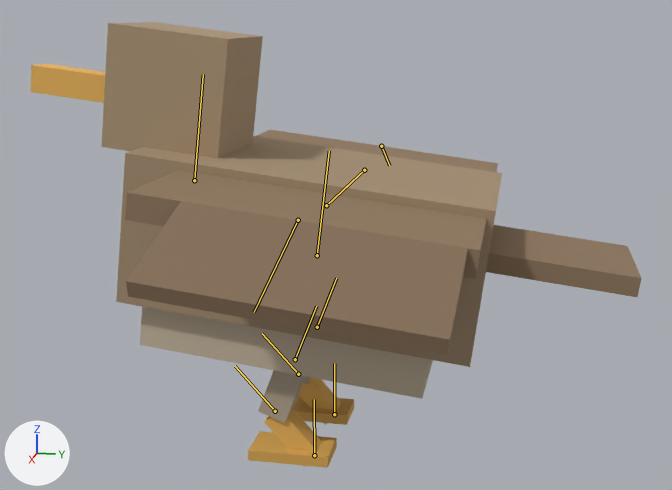
What one commit did to the glTF model assets/creatures/owl/model.glb.
Before and after are seen from a camera (50 mm lens) standing at (0.516, 0.114, 0.26) and looking at (-0.001, 0.011, 0.131). Every picture has the same lights, and +X, +Y and +Z are marked at lower left. The picture after the commit comes second. Both versions are drawn at frame 0 of the action 'fall'; the numbers are the values there. The bones that change, and the others that lie on the model, are drawn over the model as lines.

Names of what the first picture shows: 'built'.
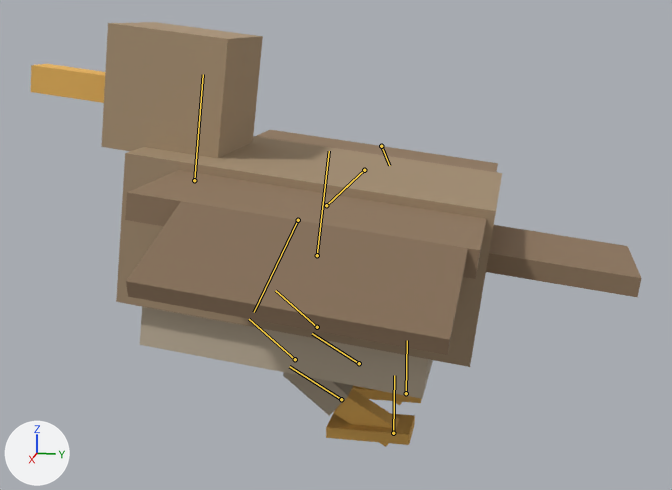
Diff of the bpy script that builds the scene:
```diff
--- a/assets/creatures/owl/model.glb.py
+++ b/assets/creatures/owl/model.glb.py
@@ bone_leg_l0 @@
 bone_leg_l0 = bpy.data.objects['creature'].pose.bones['leg_l0']  # child of 'body'
-bone_leg_l0.rotation_quaternion = (0.992, -0.122, 0.0, 0.0)  # degrees (-14, 0, 0)
+bone_leg_l0.rotation_quaternion = (0.879, 0.478, 0.0, 0.0)  # degrees (57, 0, 0)
@@ bone_leg_l0_knee @@
 bone_leg_l0_knee = bpy.data.objects['creature'].pose.bones['leg_l0_knee']  # child of 'leg_l0'
-bone_leg_l0_knee.rotation_quaternion = (0.853, 0.523, 0.0, 0.0)  # degrees (63, 0, 0)
+bone_leg_l0_knee.rotation_quaternion = (0.997, 0.08, 0.0, 0.0)  # degrees (9, 0, 0)
@@ bone_leg_l0_foot @@
 bone_leg_l0_foot = bpy.data.objects['creature'].pose.bones['leg_l0_foot']  # child of 'leg_l0_knee'
-bone_leg_l0_foot.rotation_quaternion = (0.933, -0.359, 0.0, 0.0)  # degrees (-42, 0, 0)
+bone_leg_l0_foot.rotation_quaternion = (0.869, -0.495, 0.0, 0.0)  # degrees (-59, 0, 0)
@@ bone_leg_r0 @@
 bone_leg_r0 = bpy.data.objects['creature'].pose.bones['leg_r0']  # child of 'body'
-bone_leg_r0.rotation_quaternion = (0.992, -0.122, 0.0, 0.0)  # degrees (-14, 0, 0)
+bone_leg_r0.rotation_quaternion = (0.879, 0.478, 0.0, 0.0)  # degrees (57, 0, 0)
@@ bone_leg_r0_knee @@
 bone_leg_r0_knee = bpy.data.objects['creature'].pose.bones['leg_r0_knee']  # child of 'leg_r0'
-bone_leg_r0_knee.rotation_quaternion = (0.853, 0.523, 0.0, 0.0)  # degrees (63, 0, 0)
+bone_leg_r0_knee.rotation_quaternion = (0.997, 0.08, 0.0, 0.0)  # degrees (9, 0, 0)
@@ bone_leg_r0_foot @@
 bone_leg_r0_foot = bpy.data.objects['creature'].pose.bones['leg_r0_foot']  # child of 'leg_r0_knee'
-bone_leg_r0_foot.rotation_quaternion = (0.933, -0.359, 0.0, 0.0)  # degrees (-42, 0, 0)
+bone_leg_r0_foot.rotation_quaternion = (0.869, -0.495, 0.0, 0.0)  # degrees (-59, 0, 0)
```

What differs and where, as boxes [x1, y1, x2, y2] in the pictures (672 x 490 px):
'built', posed
    before: [31, 22, 642, 468]
    after: [31, 22, 642, 447]
bone 'leg_l0', root to tip
    before: (317, 327) to (336, 278)
    after: (317, 327) to (275, 290)
bone 'leg_l0_knee', root to tip
    before: (298, 374) to (262, 333)
    after: (359, 363) to (312, 333)
bone 'leg_l0_foot', root to tip
    before: (334, 414) to (334, 363)
    after: (406, 393) to (407, 340)
bone 'leg_r0', root to tip
    before: (295, 359) to (316, 306)
    after: (295, 359) to (249, 319)
bone 'leg_r0_knee', root to tip
    before: (275, 411) to (235, 366)
    after: (341, 399) to (289, 366)
bone 'leg_r0_foot', root to tip
    before: (314, 455) to (314, 399)
    after: (393, 433) to (394, 375)
